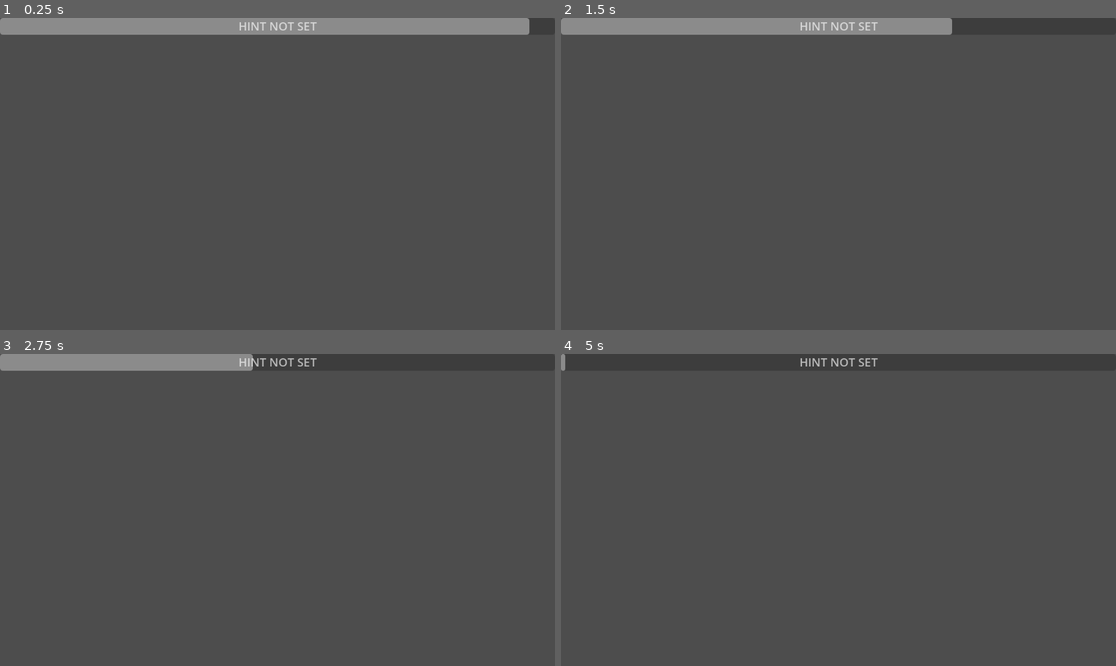
Above: before the commit, frames 1-4 (two rows, left to right).
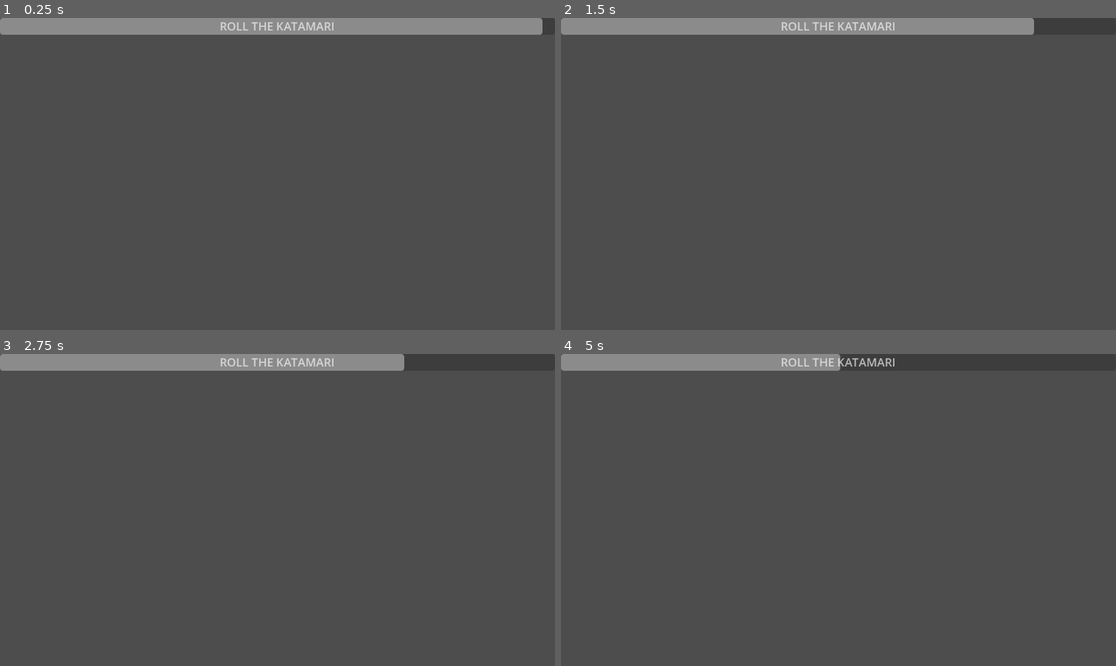
Above: after the commit, the same moments.

Repository: StaryMic/TeachingGodotToBF
Game: Godot game, scene res://p3 - Parenting and Katamari/Game.tscn
Same seed, same stepped clock (60 frames per second), same inputs: the game is played once before the commit and once after it. The project has no main scene, so this scene is started directly.
Inputs (mouse positions are in pixels of both pictures, inside the frame that each line leads up to):
- Up to frame 1 (0.25 s): no input
- Up to frame 2 (1.5 s): move the mouse to (960, 158) at 0.52 s; hold Right (ui_right) 0.53-1.25 s; click (960, 158) at 0.67 s; drag from (727, 189) to (810, 236) at 1.27 s
- Up to frame 3 (2.75 s): move the mouse to (333, 441) at 2.02 s; hold Right (ui_right) from 2.03 s (still down)
- Up to frame 4 (5 s): release Right (ui_right) at 2.75 s; drag from (810, 572) to (672, 463) at 2.77 s; move the mouse to (1005, 556) at 3.52 s; hold Left (ui_left) 3.53-4.25 s; drag from (672, 463) to (755, 432) at 4.27 s

The runs differ from the first frame. In frame 1, 0.4% of the frame differs, in the area x 39-98%, y 0-6%; in frame 2, 1.1%; in frame 3, 1.5%; in frame 4, 2.8%, in the area x 0-61%, y 0-6%.
Error in both runs: Cannot call method 'instantiate' on a null value. (res://p3)

Commit message:
Removed Nintendo assets Added my own sounds and sprites Added project 5 Fixed all previously broken projects so they use the new GameState node.

Diff:
--- a/_Shared/Scripts/game_state.gd
+++ b/_Shared/Scripts/game_state.gd
@@ -23,7 +23,7 @@
 # @onready makes the variable be filled by the value when the node is made.
 # $ is a shortcut for referencing a node.
 # In this case, this references our child nodes (Timer and Label)
-@onready var timer = $Timer
+@onready var timer : Timer = $Timer
 @onready var label = $Label
 @onready var progress_bar = $ProgressBar
 @onready var win_label = $RichTextLabel
@@ -62,6 +62,10 @@
 	check_if_won()
 
 func condition_met():
+	# Prevent winning outside the time limit
+	# This also might stop you from repeatedly winning
+	# but idk if that'll do anything bad
+	if(timer.is_stopped() || timer.paused): return
 	game_won = true
 
 	if !can_be_won_early:
--- a/p1 - WarioWare/Game.tscn
+++ b/p1 - WarioWare/Game.tscn
@@ -1,8 +1,10 @@
-[gd_scene load_steps=11 format=3 uid="uid://ck5hfy2xd3884"]
+[gd_scene load_steps=13 format=3 uid="uid://ck5hfy2xd3884"]
 
 [ext_resource type="PackedScene" uid="uid://cwxfsq7m0jxrm" path="res://_Shared/Scenes/game_state.tscn" id="1_h4qmq"]
 [ext_resource type="Texture2D" uid="uid://bm6h3daf7w5iy" path="res://p1 - WarioWare/Assets/Images/duck.png" id="1_msjpu"]
+[ext_resource type="AudioStream" uid="uid://b6vd5k0wywrif" path="res://_Shared/Assets/Sounds/CroudClapping.wav" id="2_ogicr"]
 [ext_resource type="Texture2D" uid="uid://dnkk7x3vwcj2d" path="res://p1 - WarioWare/Assets/Images/Flag.png" id="2_wv1ey"]
+[ext_resource type="AudioStream" uid="uid://b3q2vqx0qpsox" path="res://_Shared/Assets/Sounds/CrowdBooing.wav" id="3_8a35n"]
 [ext_resource type="Texture2D" uid="uid://vq4b3dxrb15h" path="res://p1 - WarioWare/Assets/Images/Confetti.png" id="3_e67sx"]
 [ext_resource type="Script" uid="uid://c2pimqr3bouu8" path="res://p1 - WarioWare/Scripts/Flag.gd" id="5_4mayl"]
 
@@ -39,16 +41,11 @@
 
 [node name="Game" type="Node2D"]
 
-[node name="Label" type="Label" parent="."]
-offset_top = 35.0
-offset_right = 1152.0
-offset_bottom = 112.0
-theme_override_font_sizes/font_size = 56
-text = "CLICK THE DUCK"
-horizontal_alignment = 1
-vertical_alignment = 1
-
 [node name="GameState" parent="." instance=ExtResource("1_h4qmq")]
+win_sound = ExtResource("2_ogicr")
+lose_sound = ExtResource("3_8a35n")
+hint_text = "CLICK THE DUCK"
+win_text = "QUACK!"
 
 [node name="Duck" type="Sprite2D" parent="."]
 position = Vector2(162, 324)
--- a/p1 - WarioWare/Scripts/Duck.gd
+++ b/p1 - WarioWare/Scripts/Duck.gd
@@ -5,7 +5,7 @@
 extends Node2D
 
 # This line of code adds a variable (a place where a value is held)
-# Makes it a boolear (Which only holds True and False)
+# Makes it a boolean (Which only holds True and False)
 # And sets it to be false by default.
 var clicked : bool = false
 
--- a/p1 - WarioWare/Scripts/Flag.gd
+++ b/p1 - WarioWare/Scripts/Flag.gd
@@ -21,7 +21,8 @@
 # Called when the node enters the scene tree for the first time.
 func _ready() -> void:
 	# When we win, we want to call the on_win() function.
-	game_state_node.connect("game_won_signal", on_win)
+	# BUG: Not sure if this signal name is right :/
+	game_state_node.connect("win_condition_unmet", on_win)
 
 func on_win():
 	audio.play()
@@ -29,5 +30,5 @@
 
 func _on_collision_area_entered(area: Area2D) -> void:
 	if area.get_parent().name == "Duck":
-		var game_win_signal = Signal(game_state_node,"game_won_signal")
+		var game_win_signal = Signal(game_state_node,"win_condition_unmet")
 		game_win_signal.emit()
--- a/p2 - Simple 2D Movement/Game.tscn
+++ b/p2 - Simple 2D Movement/Game.tscn
@@ -1,35 +1,19 @@
 [gd_scene load_steps=6 format=3 uid="uid://0jdtcixkpf3i"]
 
-[ext_resource type="Script" uid="uid://xymtyif01q24" path="res://_Shared/Scripts/RichTextEffects/Shaky.gd" id="1_4l730"]
 [ext_resource type="PackedScene" uid="uid://cwxfsq7m0jxrm" path="res://_Shared/Scenes/game_state.tscn" id="1_eg77n"]
 [ext_resource type="PackedScene" uid="uid://bbtr337oieekn" path="res://p2 - Simple 2D Movement/Scenes/Player.tscn" id="1_vmmw7"]
+[ext_resource type="AudioStream" uid="uid://b6vd5k0wywrif" path="res://_Shared/Assets/Sounds/CroudClapping.wav" id="2_kjfed"]
 [ext_resource type="PackedScene" uid="uid://du4bjedfrwe4n" path="res://p2 - Simple 2D Movement/Scenes/House.tscn" id="3_i7a6d"]
-
-[sub_resource type="RichTextEffect" id="RichTextEffect_yjirh"]
-script = ExtResource("1_4l730")
-metadata/_custom_type_script = "uid://xymtyif01q24"
+[ext_resource type="AudioStream" uid="uid://b3q2vqx0qpsox" path="res://_Shared/Assets/Sounds/CrowdBooing.wav" id="3_u1lw2"]
 
 [node name="Game" type="Node2D"]
 
-[node name="Label" type="RichTextLabel" parent="."]
-anchors_preset = 8
-anchor_left = 0.5
-anchor_top = 0.5
-anchor_right = 0.5
-anchor_bottom = 0.5
-offset_top = 80.0
-offset_right = 1153.0
-offset_bottom = 160.0
-grow_horizontal = 2
-grow_vertical = 2
-theme_override_constants/line_separation = 0
-theme_override_font_sizes/normal_font_size = 64
-bbcode_enabled = true
-text = "[center][shaky]GO HOME!"
-scroll_active = false
-custom_effects = [SubResource("RichTextEffect_yjirh")]
-
 [node name="GameState" parent="." instance=ExtResource("1_eg77n")]
+time = 7.0
+win_sound = ExtResource("2_kjfed")
+lose_sound = ExtResource("3_u1lw2")
+hint_text = "GO HOME!"
+win_text = "HOME SWEET HOME"
 
 [node name="Player" parent="." instance=ExtResource("1_vmmw7")]
 position = Vector2(88, 568)
--- a/p2 - Simple 2D Movement/Scripts/House.gd
+++ b/p2 - Simple 2D Movement/Scripts/House.gd
@@ -24,4 +24,4 @@
 		# Delete the player so it looks like they went in
 		area.get_parent().queue_free()
 		# Tell the gamestate that we won!
-		game_state.game_won_signal.emit()
+		game_state.win_condition_met.emit()
--- a/p3 - Parenting and Katamari/Game.tscn
+++ b/p3 - Parenting and Katamari/Game.tscn
@@ -1,12 +1,19 @@
-[gd_scene load_steps=4 format=3 uid="uid://c8wn1eck4hpsi"]
+[gd_scene load_steps=6 format=3 uid="uid://c8wn1eck4hpsi"]
 
 [ext_resource type="PackedScene" uid="uid://cwxfsq7m0jxrm" path="res://_Shared/Scenes/game_state.tscn" id="1_gulrh"]
 [ext_resource type="Script" uid="uid://mrd8qx7vtwaa" path="res://p3 - Parenting and Katamari/Scripts/SimpleWinCounter.gd" id="2_ivv0o"]
+[ext_resource type="AudioStream" uid="uid://b6vd5k0wywrif" path="res://_Shared/Assets/Sounds/CroudClapping.wav" id="2_qthei"]
+[ext_resource type="AudioStream" uid="uid://b3q2vqx0qpsox" path="res://_Shared/Assets/Sounds/CrowdBooing.wav" id="3_dg246"]
 [ext_resource type="Script" uid="uid://cfe0el7oeyt34" path="res://p3 - Parenting and Katamari/Scripts/Spawner.gd" id="4_qthei"]
 
 [node name="Game" type="Node2D"]
 
 [node name="GameState" parent="." instance=ExtResource("1_gulrh")]
+time = 10.0
+win_sound = ExtResource("2_qthei")
+lose_sound = ExtResource("3_dg246")
+hint_text = "ROLL THE KATAMARI"
+win_text = "YOU ARE SMART"
 
 [node name="SimpleWinCounter" type="Node" parent="."]
 script = ExtResource("2_ivv0o")
--- a/p3 - Parenting and Katamari/Scripts/KatamariPickup.gd
+++ b/p3 - Parenting and Katamari/Scripts/KatamariPickup.gd
@@ -18,6 +18,10 @@
 	# Tell the counter we've been picked up
 	win_counter_node.add_current_count()
 
+	# call_deferred lets you run code at a later time, typically at the end of a frame.
+	# This is used to delete and reparent the pickups without making
+	# the physics system unhappy.
+
 	# Kill the Area 2D so we don't get triggered again.
 	collider.call_deferred("queue_free")
 
--- a/p3 - Parenting and Katamari/Scripts/SimpleWinCounter.gd
+++ b/p3 - Parenting and Katamari/Scripts/SimpleWinCounter.gd
@@ -12,7 +12,7 @@
 	# If the counter updates then check conditions.
 	# Account for accidental moments where current > total
 	if current_amount >= total_amount && total_amount != 0:
-		game_state.emit_signal("game_winner_signal")
+		game_state.emit_signal("win_condition_met")
 
 func add_total_count():
 	# Used for setup. This shouldn't trigger an update.
--- a/p3 - Parenting and Katamari/Scripts/Spawner.gd
+++ b/p3 - Parenting and Katamari/Scripts/Spawner.gd
@@ -1,3 +1,8 @@
+# @tool allows code to be ran within Godot's editor.
+# This is useful for making your own tools for speeding up
+# development, but doing certain things can be risky.
+# See the documentation for @tool for more info.
+@tool
 extends Node
 
 # Values
@@ -8,6 +13,11 @@
 
 # Called when the node enters the scene tree for the first time.
 func _ready() -> void:
+	# Do NOT run code when we are in the editor.
+	# Just preventing weird shit.
+	if Engine.is_editor_hint():
+		return
+
 	# Get a random amount of people to spawn
 	random_amount = randi_range(4,8)
 
@@ -27,3 +37,14 @@
 
 		# Add the Person to the scene
 		add_child(person_node)
+
+# This allows a developer to set up custom warnings
+# This can be used for things like reminders when a value isn't set,
+# putting a node in the wrong place, etc.
+# In this case I'm using it to give you a hint!
+
+# NOTE: Warnings only update when a scene is reloaded (closing and reopening the tab)
+func _get_configuration_warnings() -> PackedStringArray:
+	if person_scene == null:
+		return ["Person Scene has no scene set!"]
+	return []
--- a/project.godot
+++ b/project.godot
@@ -12,11 +12,18 @@
 
 config/name="TeachingVee"
 config/features=PackedStringArray("4.4", "Forward Plus")
+config/icon="uid://dx42s0tn81tau"
 
 [dotnet]
 
 project/assembly_name="TeachingVee"
 
+[layer_names]
+
+2d_physics/layer_16="2D - Player"
+2d_physics/layer_17="2D - Walls"
+2d_physics/layer_18="2D - Special"
+
 [rendering]
 
 textures/canvas_textures/default_texture_filter=0
